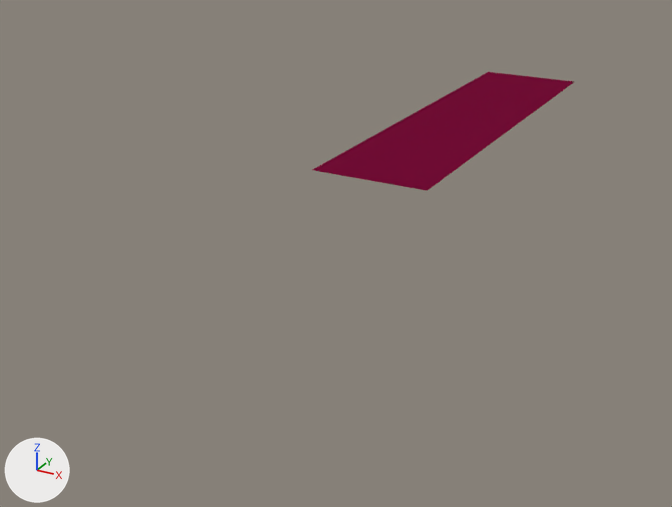
The Blender file Assets/Blender/ROSS Front.blend as it was, and as the next commit left it.
Before and after are seen from a camera (50 mm lens) standing at (12.3, -24.4, 9.5) and looking at (-0.4, -1.3, -2.0). The lights are fixed; the arrows at lower left show +X, +Y and +Z.
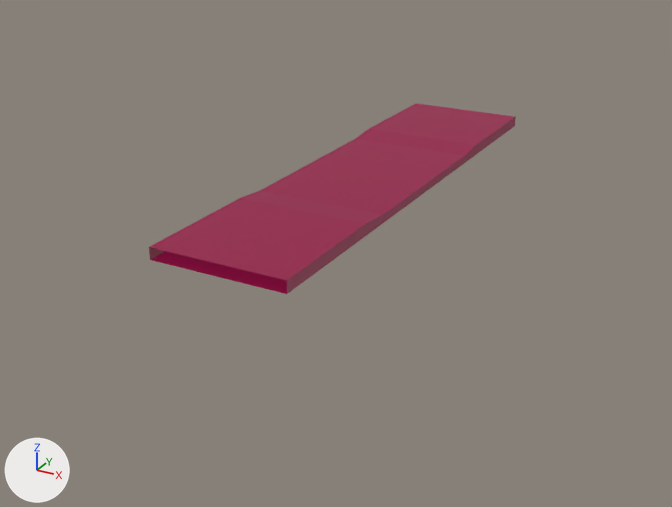
Commit message: ROSS front progress

The edits, one by one:
me_cube is used by ob_cube; location (0.0, 0.0, 0.0).
me_cube had 4 vertices, 1 face and spanned x -2.0..2.0, y 0.0..16.0, z 0.0.
me_cube now has 18 vertices, 6 faces, 2 loose edges and spans x -2.0..2.0, y 0.0..16.0, z 0.0..0.3.
Part 1, on me_cube:
1 vertex is removed from x -2.0, y 16.0, z 0.0.
1 face is deleted.
10 vertices are added at x -2.0..2.0, y 0.0..8.0, z 0.0..0.3.
5 new vertices lie (4.0, 0.0, 0.0) away from vertices in x -2.0, y 0.0..8.0, z 0.0..0.3.
2 loose edges are added.
6 new faces join them.
Object 'Cube' (ob_cube) loses its MIRROR modifier named 'Mirror'.
Object 'Cube' (ob_cube) gains a MIRROR modifier named 'Mirror.001'.
Modifier setting: use_axis = (False, True, False).

Changed parts and their boxes (x1, y1, x2, y2) in the pictures (672 x 507 px):
'Cube', reshaped, modifiers changed: before (313, 72, 574, 191); after (149, 103, 516, 294)
